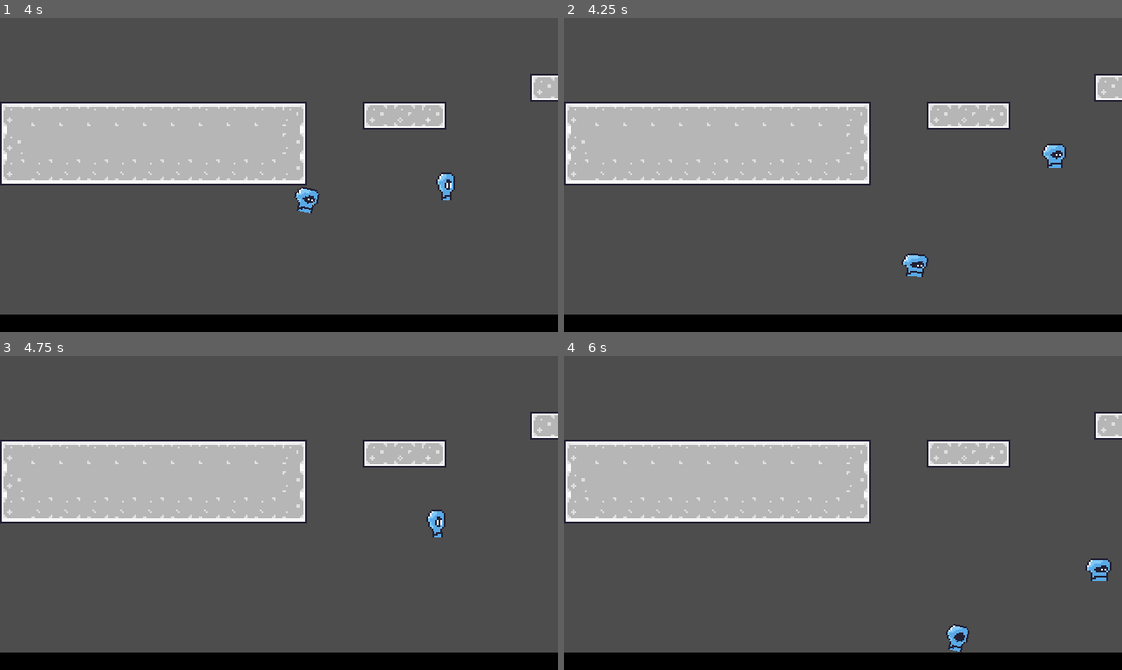
Above: before the commit, frames 1-4 (two rows, left to right).
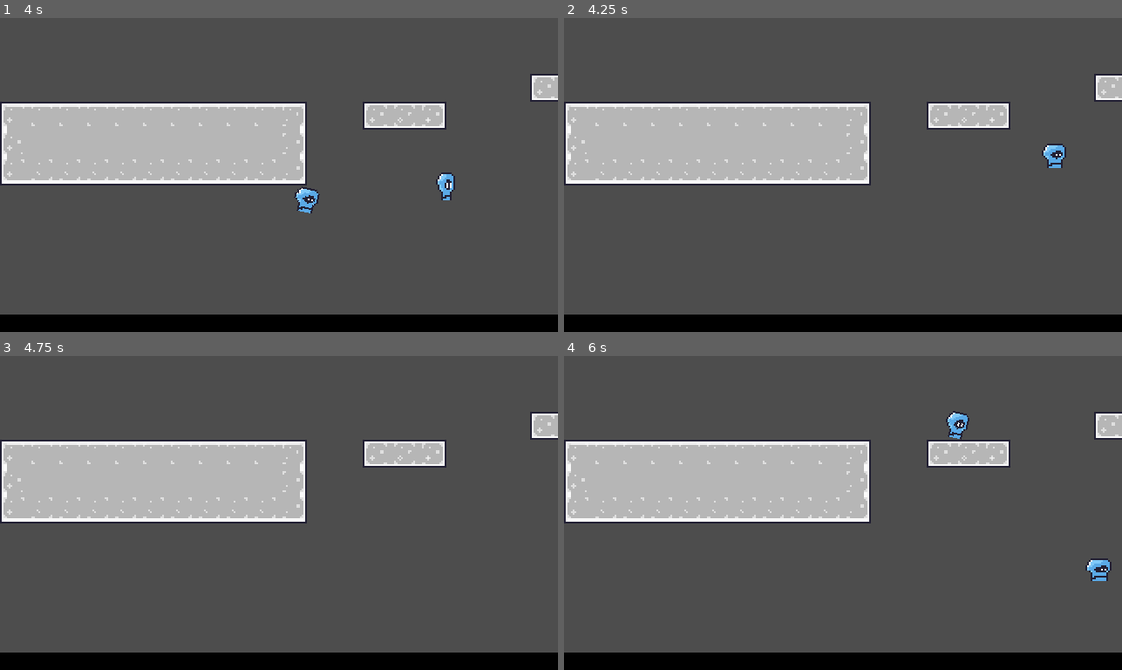
Above: after the commit, the same moments.

Repository: Alexoga9/Lame_Jam
Game: Godot game, scene res://Menu UI/Menu Principal/menu_principal.tscn
Two runs of this game, one before a commit and one after it. Both use one fixed random seed, a clock stepped at 60 frames per second and the inputs below.
Inputs:
- Up to frame 1 (4 s): click "Jugar" at 0.5 s; hold D (mover_derecha) 1.28-2.78 s; tap Space (saltar) at 1.52, 2.27, 3.77 s; tap Enter at 2 s; hold A (mover_izquierda) 2.78-3.53 s; hold D (mover_derecha) from 3.53 s (still down)
- Up to frame 2 (4.25 s): keep holding D (mover_derecha)
- Up to frame 3 (4.75 s): keep holding D (mover_derecha); tap Space (saltar) at 4.52 s
- Up to frame 4 (6 s): release D (mover_derecha) at 5.03 s; hold A (mover_izquierda) 5.03-5.78 s; tap Space (saltar) at 5.27 s; hold D (mover_derecha) from 5.78 s (still down)

Frame 1 is identical in both runs. In frame 2, 0.3% of the frame differs, in the area x 60-66%, y 75-83%; in frame 3, 0.2%; in frame 4, 0.5%, in the area x 68-73%, y 17-95%.

Commit message:
Agregue elemento de de juego Aire
Una escena con area2d y un raycast, detecta cuando un cuerpo entra y después mueve el cuerpo en dirección del raycast

Diff:
--- a/Jugador/mundo_prueba.tscn
+++ b/Jugador/mundo_prueba.tscn
@@ -1,9 +1,10 @@
-[gd_scene load_steps=9 format=4 uid="uid://btiycbts4icfn"]
+[gd_scene load_steps=10 format=4 uid="uid://btiycbts4icfn"]
 
 [ext_resource type="PackedScene" uid="uid://7slf76pp6ve8" path="res://Jugador/bubblemancer.tscn" id="1_e26fo"]
 [ext_resource type="PackedScene" uid="uid://drieqv0q3qej6" path="res://Menu UI/Pausa/pausa.tscn" id="2_pdgpf"]
 [ext_resource type="PackedScene" uid="uid://54f82birtyi0" path="res://Jugador/bubblemancerG2.tscn" id="2_rbg81"]
 [ext_resource type="TileSet" uid="uid://dnvdwguuor46w" path="res://Scenas/new_tile_set.tres" id="4_0faux"]
+[ext_resource type="PackedScene" uid="uid://bwiee7akhd6ug" path="res://Scenas/Elementos/aire.tscn" id="5_wdekw"]
 
 [sub_resource type="PhysicsMaterial" id="PhysicsMaterial_jg4g2"]
 
@@ -39,8 +40,10 @@
 
 [node name="Bubblemancer2" parent="." instance=ExtResource("2_rbg81")]
 position = Vector2(43, 23)
-salto = -400.0
 
 [node name="TileMapLayer" type="TileMapLayer" parent="."]
 tile_map_data = PackedByteArray("AAACAAMAAAABAAAAAAAAAAMAAAAAAAAAAAAAAAQAAAAAAAEAAAAAAAUAAAAAAAIAAAABAAMAAAABAAAAAAABAA …(672 unchanged characters)…
 tile_set = ExtResource("4_0faux")
+
+[node name="Aire" parent="." instance=ExtResource("5_wdekw")]
+position = Vector2(194, 159)
--- /dev/null
+++ b/Scenas/Elementos/Impulso.gd
@@ -0,0 +1,29 @@
+extends Area2D
+
+@export var impulso_magnitud: float = 200.0
+
+
+@onready var raycast = $"../RayCast2D"
+
+func _ready():
+	if not raycast.enabled:
+		raycast.enabled = true
+
+func _on_area_body_entered(body):
+	# Verifica el tipo de cuerpo que ha entrado en el área, por si queremos implementarlo a otras cosas
+	if body is CharacterBody2D:
+		aplicar_impulso_character(body)
+	elif body is RigidBody2D:
+		aplicar_impulso_rigid(body)
+
+func aplicar_impulso_character(body: CharacterBody2D):
+	# Esto calcula la dirección del impulso usando la dirección del RayCast2D
+	var impulso_direccion = (raycast.to_global(raycast.target_position) - raycast.global_position).normalized()
+	body.velocity += impulso_direccion * impulso_magnitud  # Ajusta la velocidad del CharacterBody2D
+	print("Impulso aplicado a CharacterBody2D:", body, "Dirección:", impulso_direccion)
+
+func aplicar_impulso_rigid(body: RigidBody2D):
+	# Calcula la dirección del impulso usando la dirección del RayCast2D
+	var impulso_direccion = (raycast.to_global(raycast.target_position) - raycast.global_position).normalized()
+	body.apply_impulse(Vector2.ZERO, impulso_direccion * impulso_magnitud)  # Aplica el impulso al RigidBody2D
+	print("Impulso aplicado a RigidBody2D:", body, "Dirección:", impulso_direccion)
--- /dev/null
+++ b/Scenas/Elementos/aire.tscn
@@ -0,0 +1,24 @@
+[gd_scene load_steps=3 format=3 uid="uid://bwiee7akhd6ug"]
+
+[ext_resource type="Script" path="res://Scenas/Elementos/Impulso.gd" id="1_l8rn0"]
+
+[sub_resource type="RectangleShape2D" id="RectangleShape2D_vgu63"]
+size = Vector2(20, 52)
+
+[node name="Aire" type="Node2D"]
+
+[node name="Area2D" type="Area2D" parent="."]
+collision_layer = 3
+collision_mask = 3
+script = ExtResource("1_l8rn0")
+impulso_magnitud = 1000.0
+
+[node name="CollisionShape2D" type="CollisionShape2D" parent="Area2D"]
+position = Vector2(0, -16)
+shape = SubResource("RectangleShape2D_vgu63")
+
+[node name="RayCast2D" type="RayCast2D" parent="."]
+target_position = Vector2(0, -100)
+collision_mask = 3
+
+[connection signal="body_entered" from="Area2D" to="Area2D" method="_on_area_body_entered"]
Not shown: 1 places in Scenas/Triggers/Ganar/pantalla_de_victoria.tscn that only renumber resources
Not shown: 1 places in Scenas/lv_1.tscn that only renumber resources
